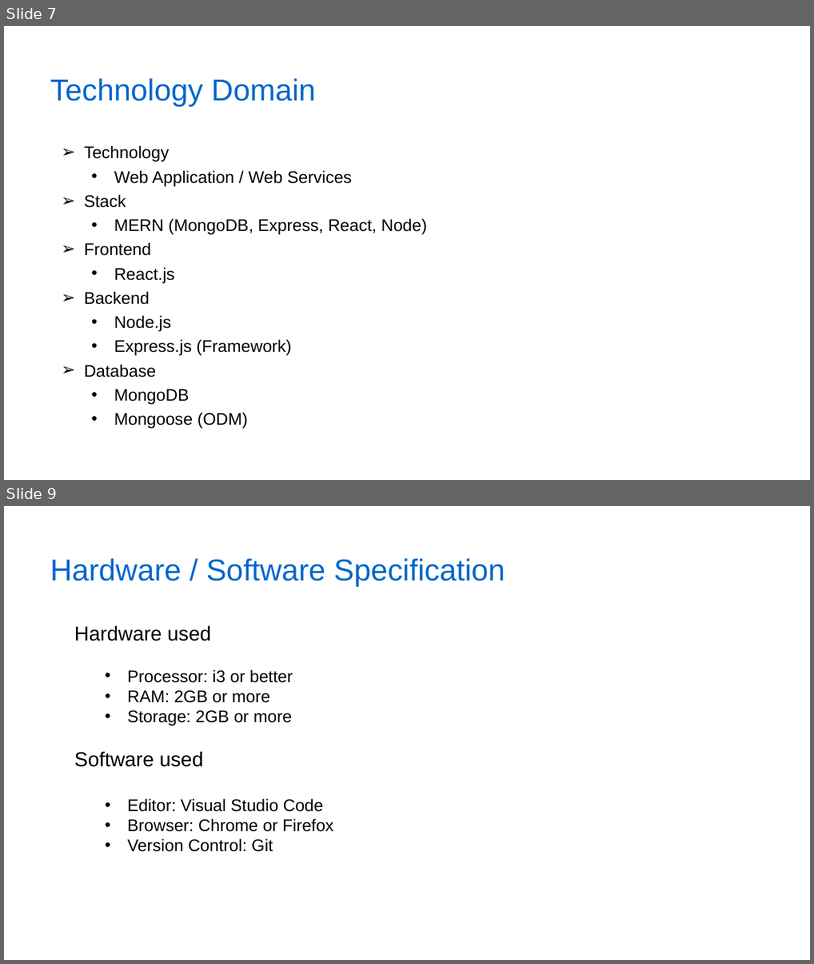
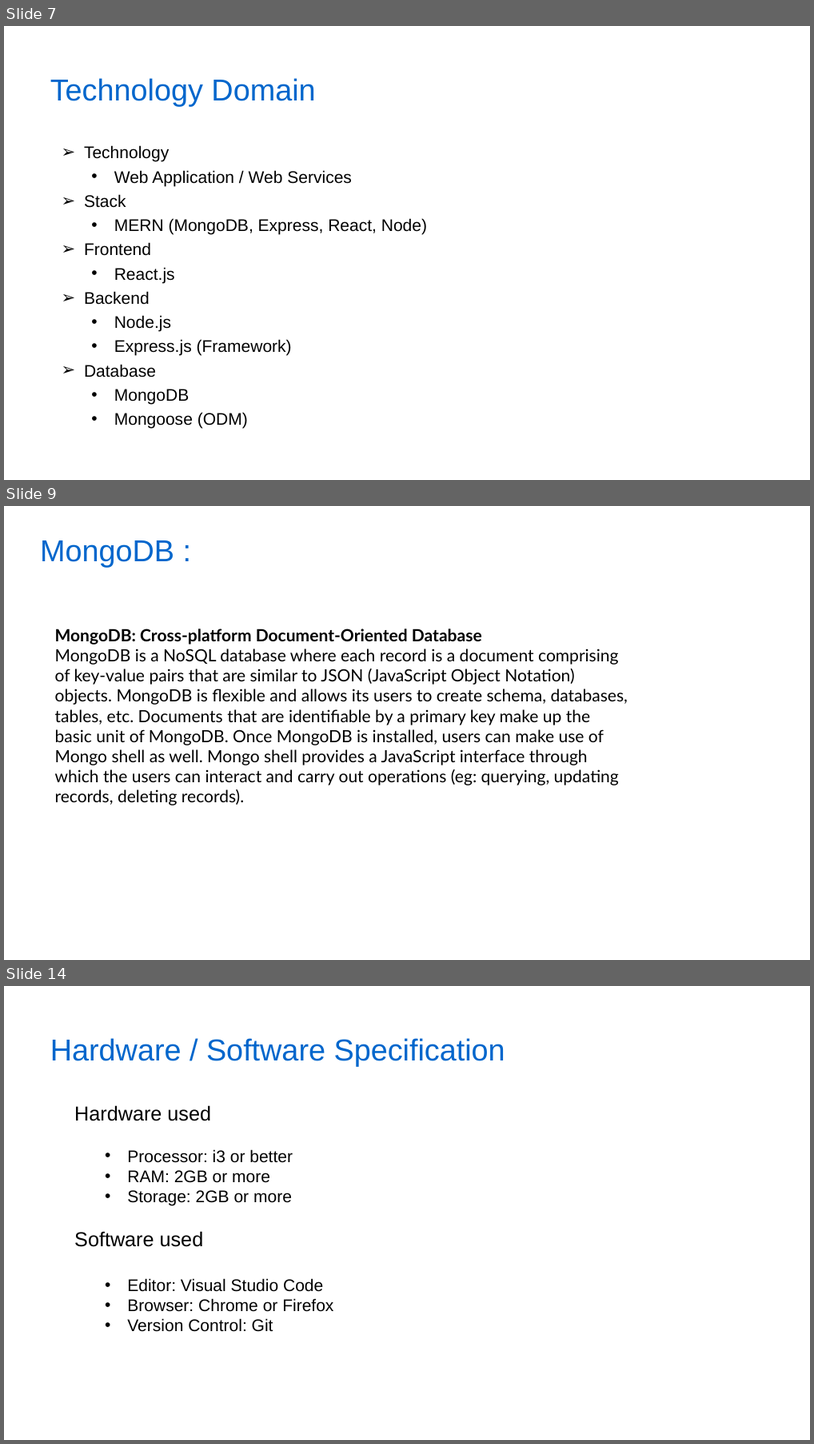
Before and after one commit to Akashdeep-Soni/college-work, a slide deck: College Project/Daily Meal Solutions/Major Project PPT.pptx. Shown one above the other, each under a label of ours: slides 7 and 9 before the commit, slides 7, 9 and 14 after it; the slides between them are not shown. The pictures are 814x964 and 814x1444 pixels, drawn with LibreOffice and Linux fonts; fonts in the diff are those of the drawing; background and template pictures are left out. Boxes give left, top, right and bottom in pixels: in the first picture for what was removed or moved away, otherwise in the second. Text is boxed around its words. In the diff, an @@ line names an element or a change of style, - is before the commit and + after.

```diff
--- a/College Project/Daily Meal Solutions/Major Project PPT.pptx
+++ b/College Project/Daily Meal Solutions/Major Project PPT.pptx
@@ slide 9 added at bbox=[4, 506, 810, 960], background picture (left out) @@
@@ text added at bbox=[40, 540, 174, 567], 36 pt, text #0066CC @@
+MongoDB :
@@ text added at bbox=[55, 628, 628, 785], 20 pt, text #000000 @@
+MongoDB: Cross-platform Document-Oriented Database
+MongoDB is a NoSQL database where each record is a document comprising of key-value pairs that are similar to JSON (JavaScript Object Notation) objects. MongoDB is flexible and allows its users to create schema, databases, tables, etc. Documents that are identifiable by a primary key make up the basic unit of MongoDB. Once MongoDB is installed, users can make use of Mongo shell as well. Mongo shell provides a JavaScript interface through which the users can interact and carry out operations (eg: querying, updating records, deleting records).
@@ what was slide 9 is now slide 14 @@
```
Also in this commit, not shown: 2 slides changed, 5 other slides added, 1 other file.
